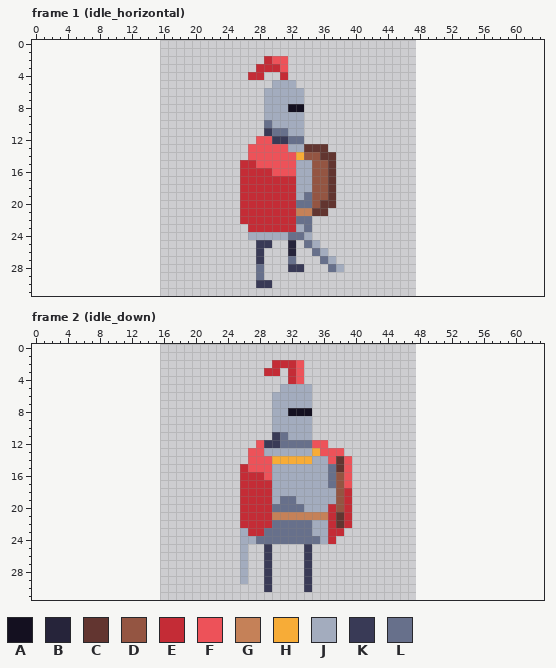
Two versions of one pixel-art file, Orbsmash/ContentSource/Characters/Knight.aseprite. This is how it looked before the edit.
32x32 pixels, 14 frames. Shown: frame 1 (idle_horizontal), frame 2 (idle_down). The old version is drawn lined up with the new one, on the new canvas. The commit also changed other frames, which this record leaves out.
Visible layers, top first: "head", "cape", "sword", "body", "shield", "legs".
Palette (. is transparent): A #141020  B #26243a  C #623530  D #945542  E #c42c36  F #ed5259  G #c58158  H #f7ac37  J #a3acbe  K #393a56  L #67708b
Pixels before, frame 1 (idle_horizontal), first column x 26:
 2 ...EFF.......
 3 ..EEEF.......
 4 .EE..E.......
 5 ....JJJ......
 6 ...JJJJJ.....
 7 ...JJJJJ.....
 8 ...JJJAA.....
 9 ...JJJJJ.....
10 ...LJJJJ.....
11 ...KLLJJ.....
12 ..FFKKLL.....
13 .FFFFFJJCCC..
14 .FFFFFFHDDCC.
15 EEFFFFFJJDDC.
16 EEEEFFFJJDDC.
17 EEEEEEEJJDDC.
18 EEEEEEEJJDDC.
19 EEEEEEEJLDDC.
20 EEEEEEELLDCC.
21 EEEEEEEGGCC..
22 EEEEEEELL....
23 .EEEEEEJL....
24 .JJJJJLLJ....
25 ..KK..B.LJ...
26 ..K...B..LJ..
27 ..K...L...LJ.
28 ..L...KK...LJ
29 ..L..........
30 ..KK.........
Pixels before, frame 2 (idle_down), first column x 26:
 2 ....EEEF......
 3 ...EE.EF......
 4 ......EF......
 5 .....JJJJ.....
 6 ....JJJJJ.....
 7 ....JJJJJ.....
 8 ....JJAAA.....
 9 ....JJJJJ.....
10 ....JJJJJ.....
11 ....KLJJJ.....
12 ..FKKLLLLFF...
13 .FFJJJJJJHFFF.
14 .FFFHHHHHJJFCF
15 EFFFJJJJJJJLCF
16 EEEFJJJJJJJLDF
17 EEEEJJJJJJJLDF
18 EEEEJJJJJJJJDE
19 EEEEJLLJJJJJDE
20 EEEELLLLJJJEDE
21 EEEEGGGGGGGECE
22 EEEELLLLLJJECE
23 JEELLLLLLJJEE.
24 JJLLLLLLLLJE..
25 J..K....K.....
26 J..K....K.....
27 J..K....K.....
28 J..K....K.....
29 J..K....K.....
30 ...K....K.....
After:
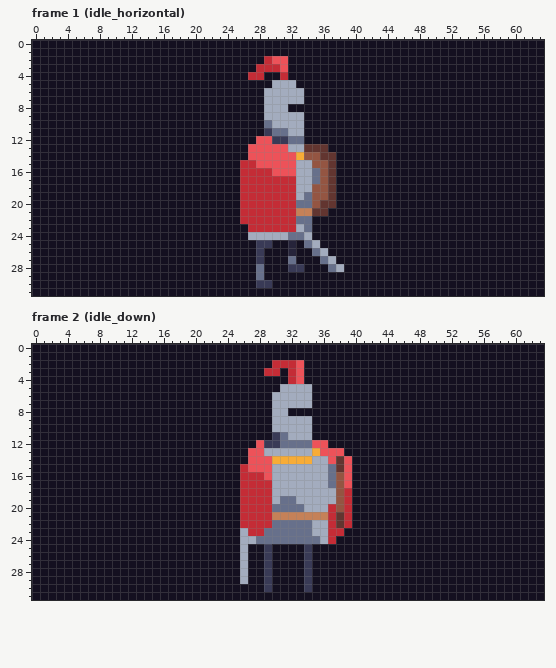
Diff:
canvas 32x32 -> 64x32, the old top-left corner now at 16,0
Frame 1 (idle_horizontal):
y 0..1: x 0..63 ................................................................ -> AAAAAAAAAAAAAAAAAAAAAAAAAAAAAAAAAAAAAAAAAAAAAAAAAAAAAAAAAAAAAAAA
y 2: x 0..28 ............................. -> AAAAAAAAAAAAAAAAAAAAAAAAAAAAA; x 32..63 ................................ -> AAAAAAAAAAAAAAAAAAAAAAAAAAAAAAAA
y 3: x 0..27 ............................ -> AAAAAAAAAAAAAAAAAAAAAAAAAAAA; x 32..63 ................................ -> AAAAAAAAAAAAAAAAAAAAAAAAAAAAAAAA
y 4: x 0..26 ........................... -> AAAAAAAAAAAAAAAAAAAAAAAAAAA; x 29..30 .. -> AA; x 32..63 ................................ -> AAAAAAAAAAAAAAAAAAAAAAAAAAAAAAAA
y 5: x 0..29 .............................. -> AAAAAAAAAAAAAAAAAAAAAAAAAAAAAA; x 33..63 ............................... -> AAAAAAAAAAAAAAAAAAAAAAAAAAAAAAA
y 6..11: x 0..28 ............................. -> AAAAAAAAAAAAAAAAAAAAAAAAAAAAA; x 34..63 .............................. -> AAAAAAAAAAAAAAAAAAAAAAAAAAAAAA
y 12: x 0..27 ............................ -> AAAAAAAAAAAAAAAAAAAAAAAAAAAA; x 34..63 .............................. -> AAAAAAAAAAAAAAAAAAAAAAAAAAAAAA
y 13: x 0..26 ........................... -> AAAAAAAAAAAAAAAAAAAAAAAAAAA; x 37..63 ........................... -> AAAAAAAAAAAAAAAAAAAAAAAAAAA
y 14: x 0..26 ........................... -> AAAAAAAAAAAAAAAAAAAAAAAAAAA; x 38..63 .......................... -> AAAAAAAAAAAAAAAAAAAAAAAAAA
y 15: x 0..25 .......................... -> AAAAAAAAAAAAAAAAAAAAAAAAAA; x 38..63 .......................... -> AAAAAAAAAAAAAAAAAAAAAAAAAA
y 16..17: x 0..25 .......................... -> AAAAAAAAAAAAAAAAAAAAAAAAAA; x 35 D -> L; x 38..63 .......................... -> AAAAAAAAAAAAAAAAAAAAAAAAAA
y 18..20: x 0..25 .......................... -> AAAAAAAAAAAAAAAAAAAAAAAAAA; x 38..63 .......................... -> AAAAAAAAAAAAAAAAAAAAAAAAAA
y 21: x 0..25 .......................... -> AAAAAAAAAAAAAAAAAAAAAAAAAA; x 37..63 ........................... -> AAAAAAAAAAAAAAAAAAAAAAAAAAA
y 22: x 0..25 .......................... -> AAAAAAAAAAAAAAAAAAAAAAAAAA; x 35..63 ............................. -> AAAAAAAAAAAAAAAAAAAAAAAAAAAAA
y 23..24: x 0..26 ........................... -> AAAAAAAAAAAAAAAAAAAAAAAAAAA; x 35..63 ............................. -> AAAAAAAAAAAAAAAAAAAAAAAAAAAAA
y 25: x 0..27 ............................ -> AAAAAAAAAAAAAAAAAAAAAAAAAAAA; x 30..31 .. -> AA; x 33 . -> A; x 36..63 ............................ -> AAAAAAAAAAAAAAAAAAAAAAAAAAAA
y 26: x 0..27 ............................ -> AAAAAAAAAAAAAAAAAAAAAAAAAAAA; x 29..31 ... -> AAA; x 33..34 .. -> AA; x 37..63 ........................... -> AAAAAAAAAAAAAAAAAAAAAAAAAAA
y 27: x 0..27 ............................ -> AAAAAAAAAAAAAAAAAAAAAAAAAAAA; x 29..31 ... -> AAA; x 33..35 ... -> AAA; x 38..63 .......................... -> AAAAAAAAAAAAAAAAAAAAAAAAAA
y 28: x 0..27 ............................ -> AAAAAAAAAAAAAAAAAAAAAAAAAAAA; x 29..31 ... -> AAA; x 34..36 ... -> AAA; x 39..63 ......................... -> AAAAAAAAAAAAAAAAAAAAAAAAA
y 29: x 0..27 ............................ -> AAAAAAAAAAAAAAAAAAAAAAAAAAAA; x 29..63 ................................... -> AAAAAAAAAAAAAAAAAAAAAAAAAAAAAAAAAAA
y 30: x 0..27 ............................ -> AAAAAAAAAAAAAAAAAAAAAAAAAAAA; x 30..63 .................................. -> AAAAAAAAAAAAAAAAAAAAAAAAAAAAAAAAAA
y 31: x 0..63 ................................................................ -> AAAAAAAAAAAAAAAAAAAAAAAAAAAAAAAAAAAAAAAAAAAAAAAAAAAAAAAAAAAAAAAA
Frame 2 (idle_down):
y 0..1: x 0..63 ................................................................ -> AAAAAAAAAAAAAAAAAAAAAAAAAAAAAAAAAAAAAAAAAAAAAAAAAAAAAAAAAAAAAAAA
y 2: x 0..29 .............................. -> AAAAAAAAAAAAAAAAAAAAAAAAAAAAAA; x 34..63 .............................. -> AAAAAAAAAAAAAAAAAAAAAAAAAAAAAA
y 3: x 0..28 ............................. -> AAAAAAAAAAAAAAAAAAAAAAAAAAAAA; x 31 . -> A; x 34..63 .............................. -> AAAAAAAAAAAAAAAAAAAAAAAAAAAAAA
y 4: x 0..31 ................................ -> AAAAAAAAAAAAAAAAAAAAAAAAAAAAAAAA; x 34..63 .............................. -> AAAAAAAAAAAAAAAAAAAAAAAAAAAAAA
y 5: x 0..30 ............................... -> AAAAAAAAAAAAAAAAAAAAAAAAAAAAAAA; x 35..63 ............................. -> AAAAAAAAAAAAAAAAAAAAAAAAAAAAA
y 6..11: x 0..29 .............................. -> AAAAAAAAAAAAAAAAAAAAAAAAAAAAAA; x 35..63 ............................. -> AAAAAAAAAAAAAAAAAAAAAAAAAAAAA
y 12: x 0..27 ............................ -> AAAAAAAAAAAAAAAAAAAAAAAAAAAA; x 37..63 ........................... -> AAAAAAAAAAAAAAAAAAAAAAAAAAA
y 13: x 0..26 ........................... -> AAAAAAAAAAAAAAAAAAAAAAAAAAA; x 39..63 ......................... -> AAAAAAAAAAAAAAAAAAAAAAAAA
y 14: x 0..26 ........................... -> AAAAAAAAAAAAAAAAAAAAAAAAAAA; x 40..63 ........................ -> AAAAAAAAAAAAAAAAAAAAAAAA
y 15..22: x 0..25 .......................... -> AAAAAAAAAAAAAAAAAAAAAAAAAA; x 40..63 ........................ -> AAAAAAAAAAAAAAAAAAAAAAAA
y 23: x 0..25 .......................... -> AAAAAAAAAAAAAAAAAAAAAAAAAA; x 39..63 ......................... -> AAAAAAAAAAAAAAAAAAAAAAAAA
y 24: x 0..25 .......................... -> AAAAAAAAAAAAAAAAAAAAAAAAAA; x 38..63 .......................... -> AAAAAAAAAAAAAAAAAAAAAAAAAA
y 25..29: x 0..25 .......................... -> AAAAAAAAAAAAAAAAAAAAAAAAAA; x 27..28 .. -> AA; x 30..33 .... -> AAAA; x 35..63 ............................. -> AAAAAAAAAAAAAAAAAAAAAAAAAAAAA
y 30: x 0..28 ............................. -> AAAAAAAAAAAAAAAAAAAAAAAAAAAAA; x 30..33 .... -> AAAA; x 35..63 ............................. -> AAAAAAAAAAAAAAAAAAAAAAAAAAAAA
y 31: x 0..63 ................................................................ -> AAAAAAAAAAAAAAAAAAAAAAAAAAAAAAAAAAAAAAAAAAAAAAAAAAAAAAAAAAAAAAAA
